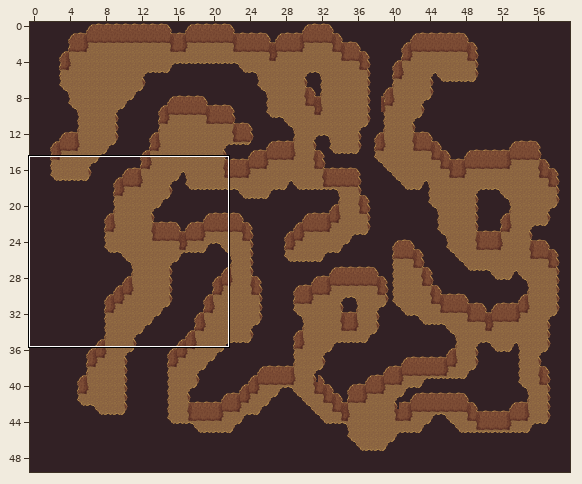
Two versions of a level (Tiled map, maps/mountainwatch/cave1.tmx). The first picture is a wide view before the edit; the outline marks the close-up.
Close-up. Before the commit:
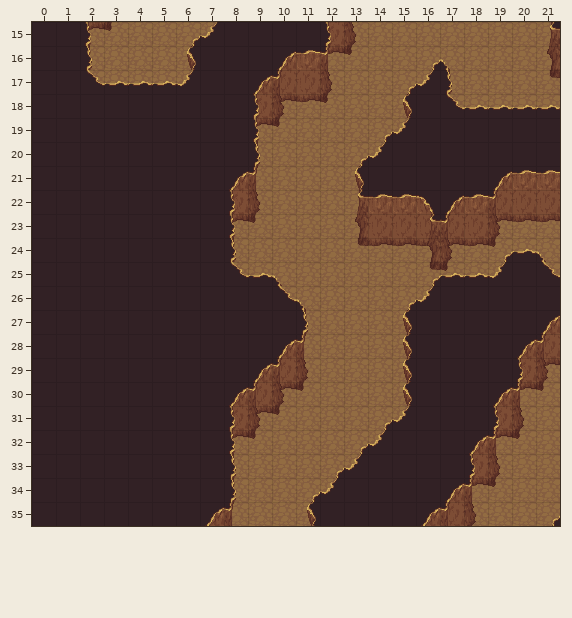
Cells are 32x32 px. Shown: x 0..21, y 15..35. The commit also changed other parts of the map, which this record leaves out. Not drawn, because the pictures are missing: unchanged layers "Ground", "Terrain".
New version:
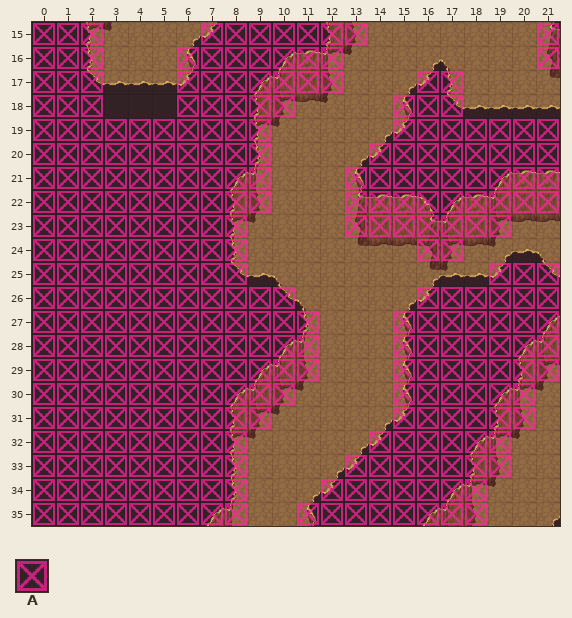
Key: from "collision": A 1.
_ is an empty cell.
Tiles of an added or newly shown layer are drawn over the layers below it.
See-through tiles are keyed as they look on the map.
Difference:
Layer "Collision" (now shown):
y 15: x 0..2 ___ -> AAA; x 7..13 _______ -> AAAAAAA; x 21 _ -> A
y 16: x 0..2 ___ -> AAA; x 6..12 _______ -> AAAAAAA; x 21 _ -> A
y 17: x 0..2 ___ -> AAA; x 6..12 _______ -> AAAAAAA; x 16..17 __ -> AA
y 18: x 0..2 ___ -> AAA; x 6..10 _____ -> AAAAA; x 15..17 ___ -> AAA
y 19: x 0..9 __________ -> AAAAAAAAAA; x 15..21 _______ -> AAAAAAA
y 20: x 0..9 __________ -> AAAAAAAAAA; x 14..21 ________ -> AAAAAAAA
y 21..22: x 0..9 __________ -> AAAAAAAAAA; x 13..21 _________ -> AAAAAAAAA
y 23: x 0..8 _________ -> AAAAAAAAA; x 13..19 _______ -> AAAAAAA
y 24: x 0..8 _________ -> AAAAAAAAA; x 16..17 __ -> AA
y 25: x 0..8 _________ -> AAAAAAAAA; x 19..21 ___ -> AAA
y 26: x 0..10 ___________ -> AAAAAAAAAAA; x 16..21 ______ -> AAAAAA
y 27..29: x 0..11 ____________ -> AAAAAAAAAAAA; x 15..21 _______ -> AAAAAAA
y 30: x 0..10 ___________ -> AAAAAAAAAAA; x 15..20 ______ -> AAAAAA
y 31: x 0..9 __________ -> AAAAAAAAAA; x 15..20 ______ -> AAAAAA
y 32: x 0..8 _________ -> AAAAAAAAA; x 14..19 ______ -> AAAAAA
y 33: x 0..8 _________ -> AAAAAAAAA; x 13..19 _______ -> AAAAAAA
y 34: x 0..8 _________ -> AAAAAAAAA; x 12..18 _______ -> AAAAAAA
y 35: x 0..8 _________ -> AAAAAAAAA; x 11..18 ________ -> AAAAAAAA
